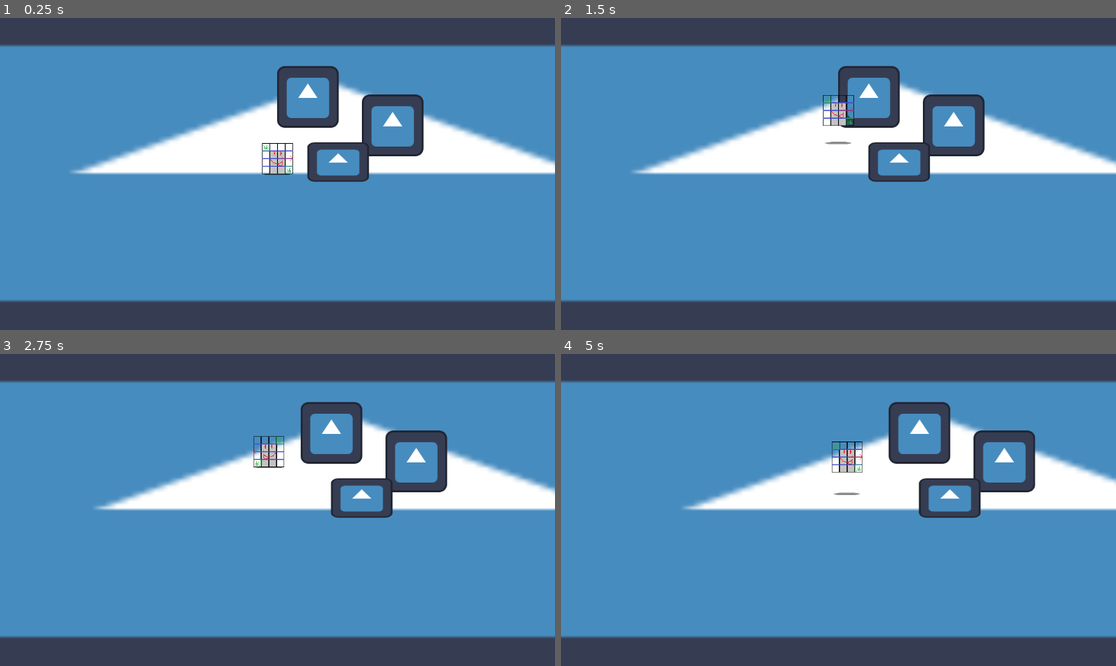
Above: before the commit, frames 1-4 (two rows, left to right).
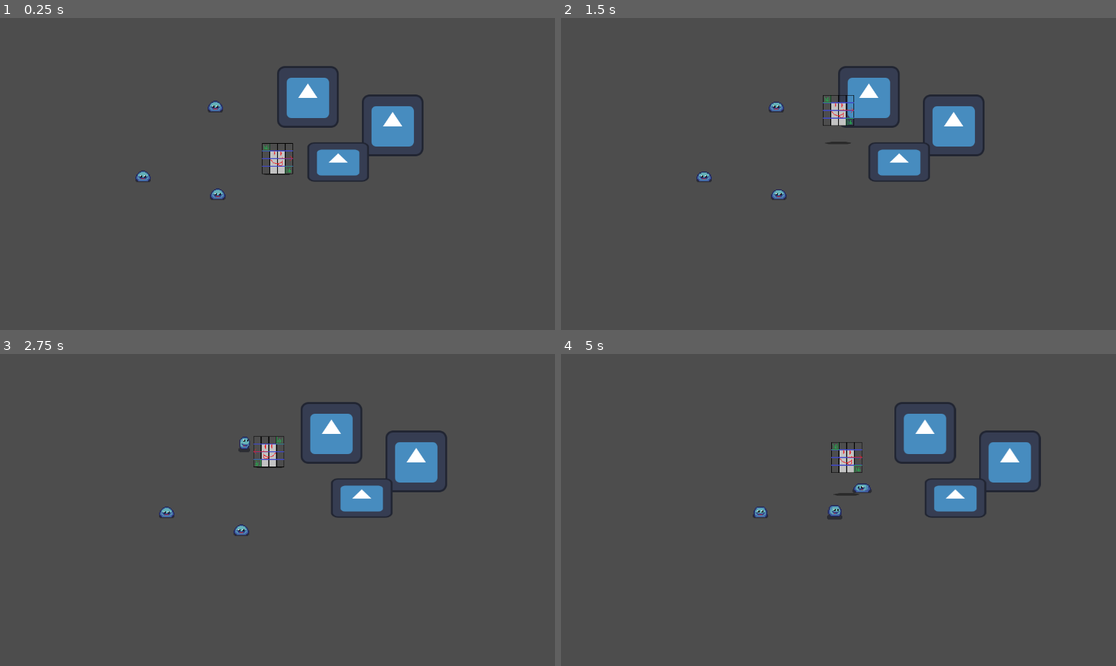
Above: after the commit, the same moments.

Repository: nicojude2005/RowdyBrawl
Game: Godot game, scene res://scenes/world_root.tscn
Two runs of this game, one before a commit and one after it. Both use one fixed random seed, a clock stepped at 60 frames per second and the inputs below. The engine's default icon, where the game draws it, is replaced by a stand-in: a white triangle on a blue panel in a dark square.
Inputs:
- Up to frame 1 (0.25 s): no input
- Up to frame 2 (1.5 s): tap Enter at 0.5 s; hold W (up) from 0.53 s (still down); tap F (heavyAttack) at 0.6 s; tap Space (jump) at 0.77 s; tap E (lightAttack) at 0.8, 1.35 s
- Up to frame 3 (2.75 s): tap Space (jump) at 1.52 s; tap F (heavyAttack) at 1.55, 2.1 s; release W (up) at 2.03 s; hold A (left) from 2.03 s (still down); tap E (lightAttack) at 2.3 s
- Up to frame 4 (5 s): tap E (lightAttack) at 2.85, 3.8, 4.35 s; tap Space (jump) at 3.02, 3.77, 4.52 s; tap F (heavyAttack) at 3.05, 3.6, 4.55 s; release A (left) at 3.53 s; hold S (down) 3.53-4.28 s; hold D (right) from 4.28 s (still down)

The runs differ from the first frame. In frame 1, 77% of the frame differs, in the area x 0-100%, y 8-92%; in frame 2, 77%; in frame 3, 77%; in frame 4, 78%.

Commit message:
added enemy stuff
added functions in player to check if player enters enemy hitbox, if enemy is in attack range, and attack enemy. made enemy class with a basic follow player function, function to check if enemy is in player hitbox, knockback and stunned, take damage, etc.

Diff:
--- /dev/null
+++ b/rowdybrawl/scenes/enemy.tscn
@@ -0,0 +1,165 @@
+[gd_scene load_steps=22 format=3 uid="uid://dkki731l64w6v"]
+
+[ext_resource type="Texture2D" uid="uid://b3lxef86dfk7y" path="res://sprites/placeholder for enemy sprite.png" id="1_7p1mj"]
+[ext_resource type="Script" uid="uid://lbc87ih2wosb" path="res://scripts/enemy.gd" id="1_md0e3"]
+
+[sub_resource type="AtlasTexture" id="AtlasTexture_md0e3"]
+atlas = ExtResource("1_7p1mj")
+region = Rect2(0, 384, 32, 32)
+
+[sub_resource type="AtlasTexture" id="AtlasTexture_4ra3w"]
+atlas = ExtResource("1_7p1mj")
+region = Rect2(32, 384, 32, 32)
+
+[sub_resource type="AtlasTexture" id="AtlasTexture_5uy6h"]
+atlas = ExtResource("1_7p1mj")
+region = Rect2(64, 384, 32, 32)
+
+[sub_resource type="AtlasTexture" id="AtlasTexture_c4w8v"]
+atlas = ExtResource("1_7p1mj")
+region = Rect2(96, 384, 32, 32)
+
+[sub_resource type="AtlasTexture" id="AtlasTexture_xwavj"]
+atlas = ExtResource("1_7p1mj")
+region = Rect2(128, 384, 32, 32)
+
+[sub_resource type="AtlasTexture" id="AtlasTexture_nenq2"]
+atlas = ExtResource("1_7p1mj")
+region = Rect2(0, 0, 32, 32)
+
+[sub_resource type="AtlasTexture" id="AtlasTexture_md484"]
+atlas = ExtResource("1_7p1mj")
+region = Rect2(32, 0, 32, 32)
+
+[sub_resource type="AtlasTexture" id="AtlasTexture_ipns3"]
+atlas = ExtResource("1_7p1mj")
+region = Rect2(64, 0, 32, 32)
+
+[sub_resource type="AtlasTexture" id="AtlasTexture_8qclf"]
+atlas = ExtResource("1_7p1mj")
+region = Rect2(96, 0, 32, 32)
+
+[sub_resource type="AtlasTexture" id="AtlasTexture_w8i8w"]
+atlas = ExtResource("1_7p1mj")
+region = Rect2(0, 128, 32, 32)
+
+[sub_resource type="AtlasTexture" id="AtlasTexture_otmr2"]
+atlas = ExtResource("1_7p1mj")
+region = Rect2(32, 128, 32, 32)
+
+[sub_resource type="AtlasTexture" id="AtlasTexture_wtq4b"]
+atlas = ExtResource("1_7p1mj")
+region = Rect2(64, 128, 32, 32)
+
+[sub_resource type="AtlasTexture" id="AtlasTexture_j0cyh"]
+atlas = ExtResource("1_7p1mj")
+region = Rect2(96, 128, 32, 32)
+
+[sub_resource type="AtlasTexture" id="AtlasTexture_g0wcc"]
+atlas = ExtResource("1_7p1mj")
+region = Rect2(128, 128, 32, 32)
+
+[sub_resource type="AtlasTexture" id="AtlasTexture_s1ycm"]
+atlas = ExtResource("1_7p1mj")
+region = Rect2(160, 128, 32, 32)
+
+[sub_resource type="SpriteFrames" id="SpriteFrames_shcg2"]
+animations = [{
+"frames": [{
+"duration": 1.0,
+"texture": SubResource("AtlasTexture_md0e3")
+}, {
+"duration": 1.0,
+"texture": SubResource("AtlasTexture_4ra3w")
+}, {
+"duration": 1.0,
+"texture": SubResource("AtlasTexture_5uy6h")
+}, {
+"duration": 1.0,
+"texture": SubResource("AtlasTexture_c4w8v")
+}, {
+"duration": 1.0,
+"texture": SubResource("AtlasTexture_xwavj")
+}],
+"loop": true,
+"name": &"death",
+"speed": 5.0
+}, {
+"frames": [{
+"duration": 1.0,
+"texture": SubResource("AtlasTexture_nenq2")
+}, {
+"duration": 1.0,
+"texture": SubResource("AtlasTexture_md484")
+}, {
+"duration": 1.0,
+"texture": SubResource("AtlasTexture_ipns3")
+}, {
+"duration": 1.0,
+"texture": SubResource("AtlasTexture_8qclf")
+}],
+"loop": true,
+"name": &"idle",
+"speed": 5.0
+}, {
+"frames": [{
+"duration": 1.0,
+"texture": SubResource("AtlasTexture_w8i8w")
+}, {
+"duration": 1.0,
+"texture": SubResource("AtlasTexture_otmr2")
+}, {
+"duration": 1.0,
+"texture": SubResource("AtlasTexture_wtq4b")
+}, {
+"duration": 1.0,
+"texture": SubResource("AtlasTexture_j0cyh")
+}, {
+"duration": 1.0,
+"texture": SubResource("AtlasTexture_g0wcc")
+}, {
+"duration": 1.0,
+"texture": SubResource("AtlasTexture_s1ycm")
+}],
+"loop": true,
+"name": &"walk",
+"speed": 5.0
+}]
+
+[sub_resource type="CircleShape2D" id="CircleShape2D_ile5s"]
+radius = 83.09633
+
+[sub_resource type="CircleShape2D" id="CircleShape2D_1x4g4"]
+radius = 12.0
+
+[sub_resource type="CircleShape2D" id="CircleShape2D_md0e3"]
+radius = 21.095022
+
+[node name="enemy" type="CharacterBody2D"]
+script = ExtResource("1_md0e3")
+
+[node name="AnimatedSprite2D" type="AnimatedSprite2D" parent="."]
+texture_filter = 1
+scale = Vector2(2, 2)
+sprite_frames = SubResource("SpriteFrames_shcg2")
+animation = &"idle"
+
+[node name="detection_area" type="Area2D" parent="."]
+collision_layer = 2
+collision_mask = 2
+
+[node name="CollisionShape2D" type="CollisionShape2D" parent="detection_area"]
+shape = SubResource("CircleShape2D_ile5s")
+
+[node name="enemyCollision" type="CollisionShape2D" parent="."]
+position = Vector2(0, 2)
+shape = SubResource("CircleShape2D_1x4g4")
+
+[node name="enemy_hitbox" type="Area2D" parent="."]
+
+[node name="CollisionShape2D" type="CollisionShape2D" parent="enemy_hitbox"]
+position = Vector2(0, 3)
+shape = SubResource("CircleShape2D_md0e3")
+
+[connection signal="body_entered" from="detection_area" to="." method="_on_detection_area_body_entered"]
+[connection signal="body_exited" from="detection_area" to="." method="_on_detection_area_body_exited"]
--- a/rowdybrawl/scenes/playerAssociated/the_player.tscn
+++ b/rowdybrawl/scenes/playerAssociated/playerAttacks/the_player.tscn
@@ -17,6 +17,7 @@
 
 [node name="playerBody" type="CharacterBody2D" parent="."]
 unique_name_in_owner = true
+collision_layer = 3
 
 [node name="CollisionShape2D" type="CollisionShape2D" parent="playerBody"]
 position = Vector2(0, -2)
@@ -45,6 +46,8 @@
 z_as_relative = false
 
 [node name="Area2D" type="Area2D" parent="playerBody/hitBox"]
+collision_layer = 3
+collision_mask = 3
 
 [node name="CollisionShape2D" type="CollisionShape2D" parent="playerBody/hitBox/Area2D"]
 position = Vector2(0.5, -30)
@@ -57,4 +60,10 @@
 position = Vector2(0, -32)
 texture = ExtResource("3_ql0lh")
 
+[node name="enemy_attack_cooldown_timer" type="Timer" parent="playerBody"]
+wait_time = 0.5
+
 [node name="cameraController" parent="." instance=ExtResource("3_olns3")]
+
+[connection signal="body_entered" from="playerBody/hitBox/Area2D" to="." method="_on_area_2d_body_entered"]
+[connection signal="timeout" from="playerBody/enemy_attack_cooldown_timer" to="." method="_on_enemy_attack_cooldown_timer_timeout"]
--- a/rowdybrawl/scenes/world_root.tscn
+++ b/rowdybrawl/scenes/world_root.tscn
@@ -1,8 +1,9 @@
-[gd_scene load_steps=4 format=3 uid="uid://v6gwxb55ikb1"]
+[gd_scene load_steps=5 format=3 uid="uid://v6gwxb55ikb1"]
 
-[ext_resource type="PackedScene" uid="uid://bnm16edtntj06" path="res://scenes/playerAssociated/the_player.tscn" id="2_t21ho"]
+[ext_resource type="PackedScene" uid="uid://bnm16edtntj06" path="res://scenes/playerAssociated/playerAttacks/the_player.tscn" id="2_t21ho"]
 [ext_resource type="Texture2D" uid="uid://6cwi5lhw3t17" path="res://sprites/icon.svg" id="3_ltld7"]
-[ext_resource type="PackedScene" path="res://scenes/debug_prop.tscn" id="3_t21ho"]
+[ext_resource type="PackedScene" uid="uid://mou554a5cchi" path="res://scenes/debug_prop.tscn" id="3_t21ho"]
+[ext_resource type="PackedScene" uid="uid://dkki731l64w6v" path="res://scenes/enemy.tscn" id="4_ltld7"]
 
 [node name="worldRoot" type="Node2D"]
 
@@ -16,6 +17,7 @@
 position = Vector2(114, 86)
 
 [node name="floorExample" type="Sprite2D" parent="."]
+visible = false
 z_index = -4096
 position = Vector2(-18, 109)
 scale = Vector2(26.414063, 6.313281)
@@ -24,3 +26,14 @@
 [node name="debugProp3" parent="." instance=ExtResource("3_t21ho")]
 position = Vector2(1, 139)
 scale = Vector2(1, 0.6399994)
+
+[node name="enemies" type="Node" parent="."]
+
+[node name="enemy" parent="enemies" instance=ExtResource("4_ltld7")]
+position = Vector2(-254, -21)
+
+[node name="enemy2" parent="enemies" instance=ExtResource("4_ltld7")]
+position = Vector2(-249, 161)
+
+[node name="enemy3" parent="enemies" instance=ExtResource("4_ltld7")]
+position = Vector2(-404, 124)
--- /dev/null
+++ b/rowdybrawl/scripts/enemy.gd
@@ -0,0 +1,69 @@
+extends CharacterBody2D
+class_name Enemy
+
+var speed = 45
+var playerRef: Node2D = null
+var chase = false
+var health = 100
+var enemy_alive = true
+
+var knockback_velocity: Vector2 = Vector2.ZERO
+var friction: float = 300.0
+var stunned: bool = false
+var stun_timer: float = 0.0
+
+func _physics_process(delta: float) -> void:
+	# stun countdown
+	if stunned:
+		stun_timer -= delta
+		if stun_timer <= 0.0:
+			stunned = false
+
+	if health <= 0:
+		enemy_alive = false
+		health = 0
+		print("enemy has been killed")
+	# friction to knockback velocity
+	if knockback_velocity.length() > 0.1:
+		knockback_velocity = knockback_velocity.move_toward(Vector2.ZERO, friction * delta)
+	else:
+		knockback_velocity = Vector2.ZERO
+
+	# Only chase if not stunned
+	if chase and playerRef and not stunned:
+		var direction = (playerRef.global_position - global_position).normalized()
+		velocity = direction * speed
+		$AnimatedSprite2D.play("walk")
+		$AnimatedSprite2D.flip_h = global_position.x > playerRef.global_position.x
+	else:
+		if not stunned:
+			velocity = Vector2.ZERO
+			$AnimatedSprite2D.play("idle")
+
+	# Combine movement and knockback
+	velocity += knockback_velocity * delta
+
+	move_and_slide()
+
+# Called when the player attacks the enemy
+func take_hit(damage: int, knockback_dir: Vector2, knockback_strength: float, stun_duration: float) -> void:
+
+	health -= damage
+	print("Enemy took", damage, "damage. Health =", health)
+
+	# Apply knockback and stun
+	knockback_velocity = knockback_dir.normalized() * knockback_strength
+	stunned = true
+	stun_timer = stun_duration
+
+
+func _on_detection_area_body_entered(body: Node2D) -> void:
+	playerRef= body
+	chase = true
+
+func _on_detection_area_body_exited(body: Node2D) -> void:
+	playerRef= null
+	chase = false
+
+func enemy():
+	pass # used for player hitbox checks
--- a/rowdybrawl/scripts/hit_box.gd
+++ b/rowdybrawl/scripts/hit_box.gd
@@ -7,12 +7,18 @@
 var duration : float = 10000
 var activeAfter : float = 0
 var lifeTimer : float = 0
+var knockbackDir : Vector2 = Vector2.ZERO
+var knockbackStrength = 0
+var stunDuration = 0
 
 func _on_hurt_area_body_shape_entered(body_rid: RID, body: Node2D, body_shape_index: int, local_shape_index: int) -> void:
 	var enemyZIndex = 0
-
+	print("anything")
 	if (enemyZIndex < myZIndex + zReach and enemyZIndex > myZIndex - zReach) and lifeTimer >= activeAfter:
-		damageEnemy()
+		print("thing in range")
+		if body.has_method("enemy") and body.name != self.get_parent().name:
+			print("ebeny ")
+			damageEnemy(body)
 
 func _process(delta: float) -> void:
 	lifeTimer += delta
@@ -25,6 +31,5 @@
 func removeSelf():
 	self.queue_free()
 
-func damageEnemy():
-	#TODO implement damaging method
-	pass
+func damageEnemy(targetEnemy : Enemy):
+	targetEnemy.take_hit(damage,knockbackDir, knockbackStrength, stunDuration)
--- a/rowdybrawl/scripts/the_player.gd
+++ b/rowdybrawl/scripts/the_player.gd
@@ -9,12 +9,17 @@
 @onready var rich_text_label: RichTextLabel = $playerBody/RichTextLabel
 @onready var shadow: Sprite2D = $playerBody/shadow
 @onready var hit_box: Node2D = $playerBody/hitBox
+@onready var enemy_attack_cooldown_timer: Timer = $playerBody/enemy_attack_cooldown_timer
 
 const LIGHT_ATTACK = preload("uid://cclox11udehj4")
 const HEAVY_ATTACK = preload("uid://df6js1m8i34eb")
 const AIR_LIGHT_ATTACK = preload("uid://b1mf0xdo3wvpr")
 const AIR_HEAVY_ATTACK = preload("uid://c0ttx055igf8n")
 
+var enemy_inattack_range = false
+var enemy_attack_cooldown = true
+var health = 100
+var player_alive = true
 
 
 var maxSpeed = 100
@@ -42,6 +47,14 @@
 		attackBusyTimer -= delta
 	if comboTimer > 0:
 		comboTimer -= delta
+
+	#enemy_attack()
+
+	if health <= 0:
+		player_alive = false # add end screen or wtv
+		health = 0
+		print("player has been killed")
+
 
 	# attacks and stuff
 	if Input.is_action_just_pressed("lightAttack") and attackBusyTimer <= 0:
@@ -49,14 +62,14 @@
 			doAttackCheckCombos("L")
 		else:
 			doAttackCheckCombos("A")
-		print(comboString)
+		#print(comboString)
 
 	elif Input.is_action_just_pressed("heavyAttack") and attackBusyTimer <= 0:
 		if grounded:
 			doAttackCheckCombos("H")
 		else:
 			doAttackCheckCombos("S")
-		print(comboString)
+		#print(comboString)
 
 #	basic movement across the plane
 	if Input.is_action_pressed("left"):
@@ -201,3 +214,24 @@
 		playerBody.velocity.y -= (playerBody.velocity.y / abs(playerBody.velocity.y)) * groundFriction * yReductionPercent # subtracts friction force opposite of their direction of movement
 	else:
 		playerBody.velocity.y = 0
+
+func player():
+	pass #used to check if player enters enemies hitbox
+
+func _on_area_2d_body_entered(body: Node2D) -> void:
+	if body.has_method("enemy"):
+		enemy_inattack_range = true
+
+func _on_area_2d_body_exited(body: Node2D) -> void:
+	if body.has_method("enemy"):
+		enemy_inattack_range = false
+
+func enemy_attack():
+	if enemy_inattack_range and enemy_attack_cooldown:
+		health -= 10
+		enemy_attack_cooldown = false
+		enemy_attack_cooldown_timer.start()
+		print(health)
+
+func _on_enemy_attack_cooldown_timer_timeout() -> void:
+	enemy_attack_cooldown = true
Not shown, added: rowdybrawl/scripts/enemy.gd.uid
Binary file added: rowdybrawl/sprites/placeholder for enemy sprite.png
Not shown, added: rowdybrawl/sprites/placeholder for enemy sprite.png.import
